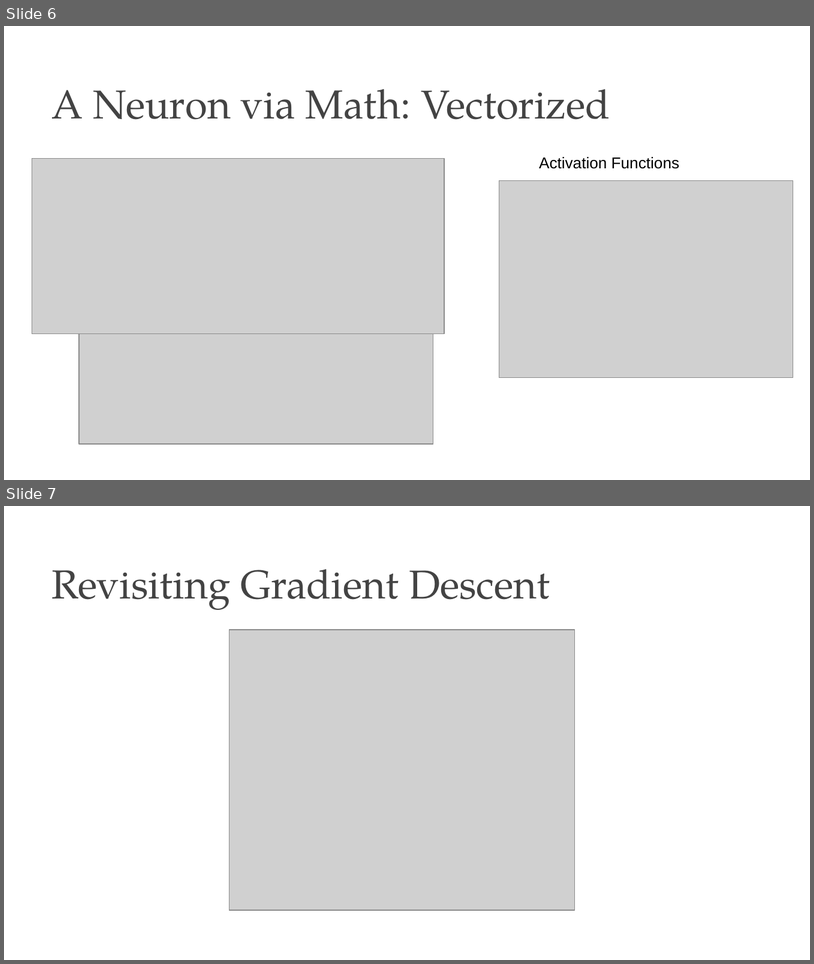
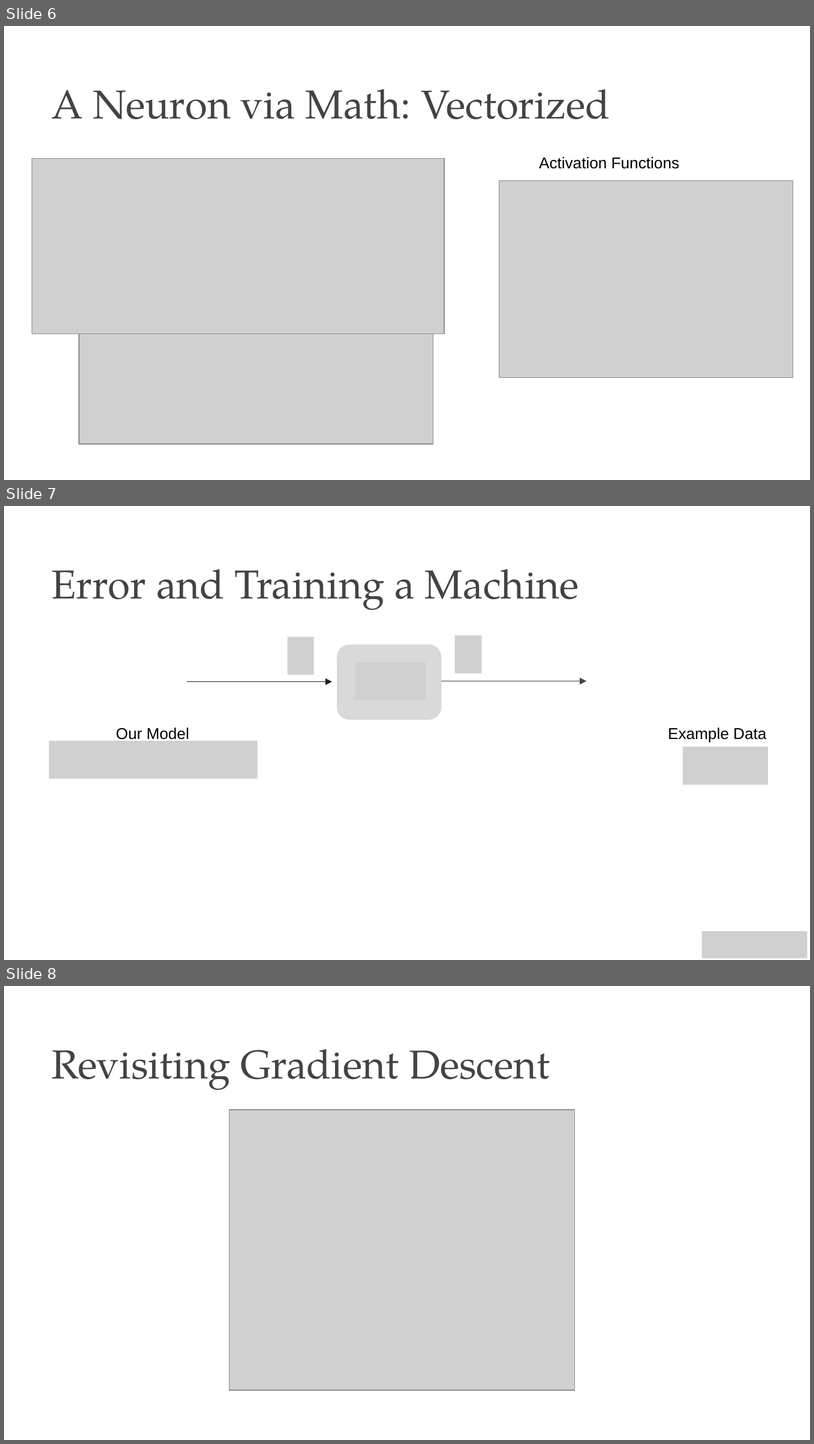
Before and after one commit to edavalosanaya/CSCI3495_NLP_LLMs_Student, a slide deck: weeks/week-05/class-02/lecture/slides.pptx. Shown one above the other, each under a label of ours: slides 6 and 7 before the commit, slides 6, 7 and 8 after it. The pictures are 814x964 and 814x1444 pixels, drawn with LibreOffice and Linux fonts; fonts in the diff are those of the drawing; grey boxes stand for pictures; background and template pictures are left out. Boxes give left, top, right and bottom in pixels: in the first picture for what was removed or moved away, otherwise in the second. Text is boxed around its words. In the diff, an @@ line names an element or a change of style, - is before the commit and + after.

Commit message:
Publish course materials (2b3c96c5)
Generated by scripts/publish_student.py from the source repository at 2b3c96c5: "W5C2: instructor's revisions to the deck"

```diff
--- a/weeks/week-05/class-02/lecture/slides.pptx
+++ b/weeks/week-05/class-02/lecture/slides.pptx
@@ slide 7 added at [4,506,810,960], background #FFFFFF @@
@@ title added at [52,569,579,610], 36 pt, text #434343 @@
+Error and Training a Machine
@@ group added at [187,635,587,720]: 3 pictures, 2 arrows, 1 rounded rectangle @@
@@ text added at [116,727,189,742], 14 pt, text #000000 @@
+Our Model
@@ text added at [668,727,767,742], 14 pt, text #000000 @@
+Example Data
@@ picture added at [49,741,258,778] @@
@@ picture added at [683,747,768,784] @@
@@ picture added at [702,931,808,958] @@
@@ what was slide 7 is now slide 8 @@
```
Also in this commit, not shown: 1 other file.
